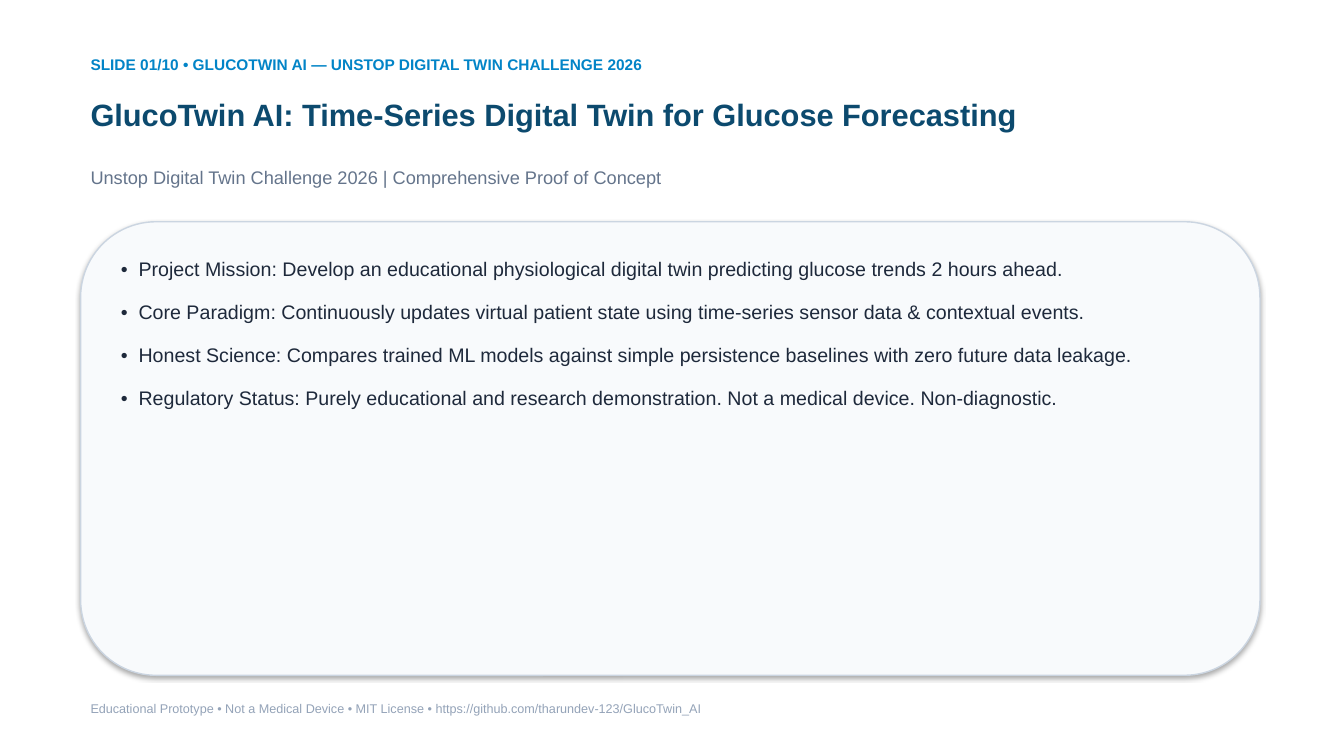
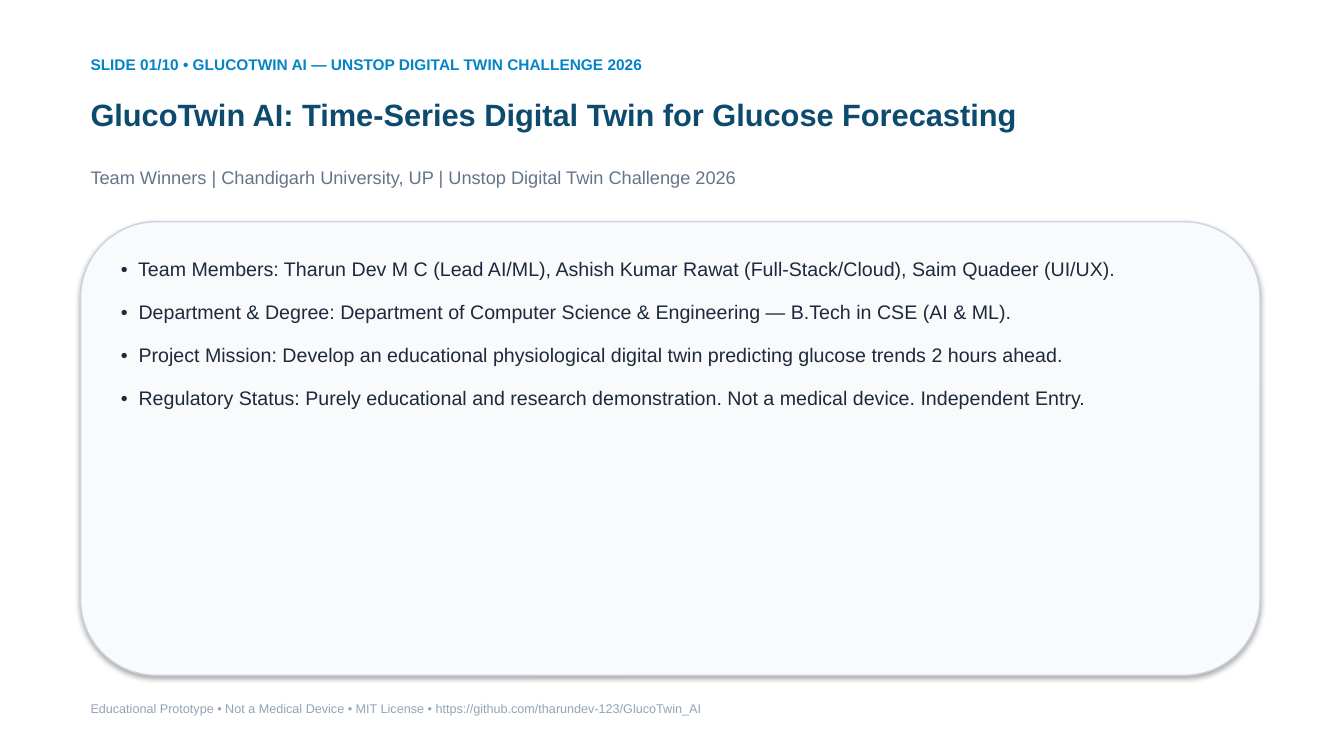
Before and after one commit to tharundev-123/GlucoTwin_AI, a slide deck: slide 1 of docs/presentation.pptx. Drawn at 1344x756 pixels with LibreOffice and Linux fonts; fonts in the diff are those of the drawing. Boxes give left, top, right and bottom in pixels: in the first picture for what was removed or moved away, otherwise in the second. Text is boxed around its words. In the diff, an @@ line names an element or a change of style, - is before the commit and + after.

Commit message:
docs & ui: update team credentials to Team Winners and rebuild distribution

```diff
--- a/docs/presentation.pptx
+++ b/docs/presentation.pptx
@@ text at (91, 171, 735, 188): text changed @@
-Unstop Digital Twin Challenge 2026 | Comprehensive Proof of Concept
+Team Winners | Chandigarh University, UP | Unstop Digital Twin Challenge 2026
@@ text at (138, 261, 1115, 323): paragraphs added @@
+• Team Members: Tharun Dev M C (Lead AI/ML), Ashish Kumar Rawat (Full-Stack/Cloud), Saim Quadeer (UI/UX).
+• Department & Degree: Department of Computer Science & Engineering — B.Tech in CSE (AI & ML).
@@ text at (139, 390, 1085, 409): text changed @@
-• Core Paradigm: Continuously updates virtual patient state using time-series sensor data & contextual events.
-• Honest Science: Compares trained ML models against simple persistence baselines with zero future data leakage.
-• Regulatory Status: Purely educational and research demonstration. Not a medical device. Non-diagnostic.
+• Regulatory Status: Purely educational and research demonstration. Not a medical device. Independent Entry.
```
Also in this commit, not shown: 14 other files.
